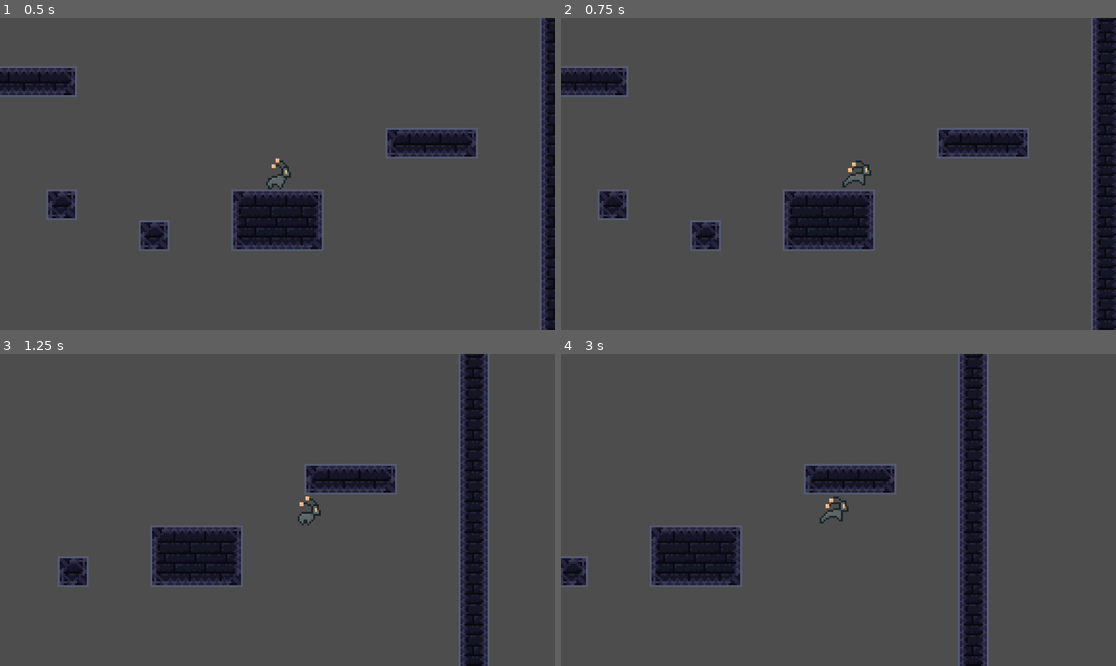
Above: before the commit, frames 1-4 (two rows, left to right).
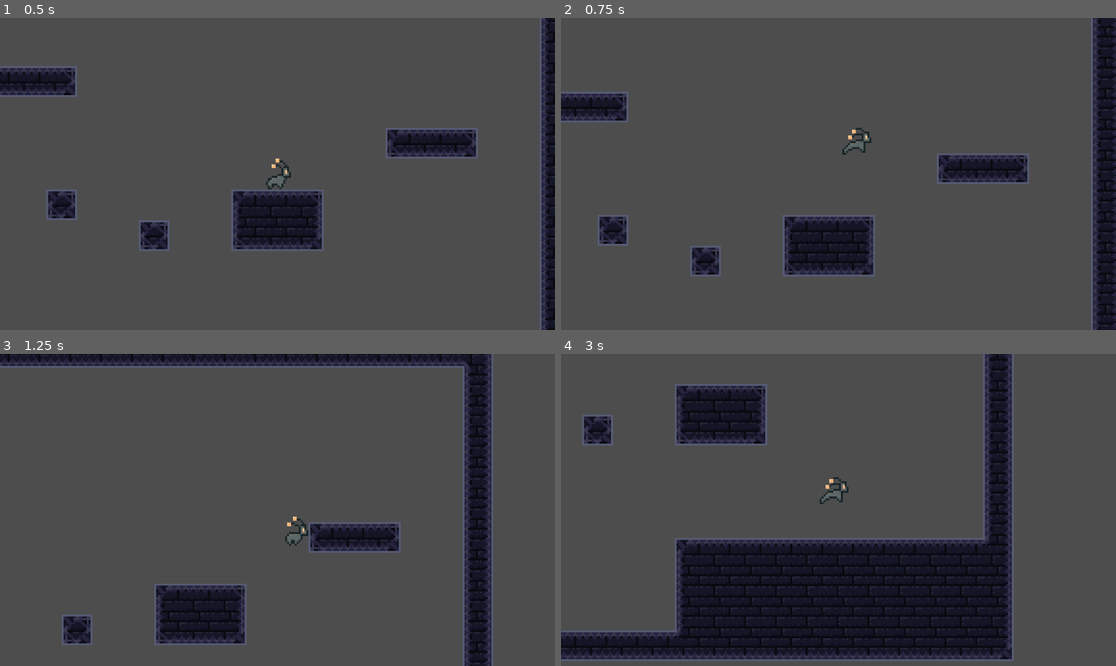
Above: after the commit, the same moments.

Repository: GamemakerPixel/cs315-project-2
Game: Godot game, scene res://scenes/levels/testing/test_level.tscn
Two runs of this game, one before a commit and one after it. Both use one fixed random seed, a clock stepped at 60 frames per second and the inputs below. The project has no main scene, so this scene is started directly.
Inputs:
- Up to frame 1 (0.5 s): no input
- Up to frame 2 (0.75 s): tap Enter at 0.5 s; hold D (move_right) from 0.53 s (still down); hold Space (jump) from 0.53 s (still down)
- Up to frame 3 (1.25 s): keep holding D (move_right); keep holding Space (jump)
- Up to frame 4 (3 s): release Space (jump) at 1.28 s; tap Space (jump) at 1.35, 1.52, 1.82, 2.85 s; release D (move_right) at 2.03 s; hold A (move_left) 2.03-2.78 s; hold Space (jump) 2.03-2.78 s; hold D (move_right) from 2.78 s (still down)

Frame 1 is identical in both runs. In frame 2, 10% of the frame differs, in the area x 0-100%, y 0-100%; in frame 3, 17%; in frame 4, 36%, in the area x 0-82%, y 0-100%.

Commit message:
Add jumping

Diff:
--- a/scenes/characters/player.gd
+++ b/scenes/characters/player.gd
@@ -3,8 +3,8 @@
 enum States {
 	IDLE,
 	RUNNING,
-	JUMPING,
-	FALLING,
+	ASCENDING,
+	DESCENDING,
 }
 
 const ANIMATION_NODEPATH = "Animation"
@@ -16,25 +16,38 @@
 const DECELERATION_SECONDS = 0.1
 
 const TILE_SIZE = 64
-const JUMP_HEIGHT = 3
-
-const BUFFER_TIME = 0.1
+const JUMP_HEIGHT = 2.65
+const JUMP_EARLY_RELEASE_DAMPING = 0.5
+const JUMP_BUFFER_TIME = 0.1
+
+@onready var gravity = PhysicsServer2D.area_get_param(
+	get_viewport().find_world_2d().space,
+	PhysicsServer2D.AREA_PARAM_GRAVITY
+)
+
+@onready var jump_speed = 2.0 * sqrt(gravity * JUMP_HEIGHT * TILE_SIZE)
 
 const STATES := {
 	States.IDLE: IdleState,
 	States.RUNNING: RunState,
+	States.ASCENDING: AscendingState,
+	States.DESCENDING: DescendingState,
 }
 
 var state_machine := PlayerStateMachine.new(STATES, self)
 
 
+var run_input := 0.0
+
+
 func _ready() -> void:
-
+	print("jump: " + str(jump_speed))
 
 	state_machine.change_state_to(States.IDLE)
 
 
 func _unhandled_input(event: InputEvent) -> void:
+	_read_run_input(event)
 	state_machine.unhandled_input(event)
 
 
@@ -46,11 +59,9 @@
 	state_machine.physics_process(delta)
 
 
-func run(delta: float, input: int) -> void:
-	var acceleration = (delta / ACCELERATION_SECONDS) * SPEED * input
+func run(delta: float) -> void:
+	var acceleration = (delta / ACCELERATION_SECONDS) * SPEED * run_input
 	velocity.x = clampf(velocity.x + acceleration, -SPEED, SPEED)
-
-	move_and_slide()
 
 
 func decelerate(delta: float) -> void:
@@ -64,7 +75,22 @@
 	else:
 		velocity.x = expected_velocity
 
-	move_and_slide()
+
+func jump() -> void:
+	velocity.y = -jump_speed
+
+
+func dampen_jump() -> void:
+	velocity.y *= JUMP_EARLY_RELEASE_DAMPING
+
+
+func fall(delta: float) -> void:
+	velocity.y += 2.0 * gravity * delta
+
+
+func _read_run_input(event: InputEvent) -> void:
+	if event.is_action("move_left") or event.is_action("move_right"):
+		run_input = Input.get_axis("move_left", "move_right")
 
 
 class PlayerState extends State:
@@ -85,6 +111,12 @@
 		return state_class.new(player)
 
 
+	func change_state_to(state_identifier) -> void:
+		var state_name = States.keys()[state_identifier]
+		print("Changing state to " + state_name)
+		super.change_state_to(state_identifier)
+
+
 class IdleState extends PlayerState:
 	const IDLE_ANIMATION = "idle"
 
@@ -93,11 +125,16 @@
 		player.get_node(ANIMATION_NODEPATH).play(IDLE_ANIMATION)
 
 	func unhandled_input(event: InputEvent) -> void:
+		if event.is_action_pressed("jump") and player.is_on_floor():
+			player.jump()
+			state_machine.change_state_to(States.ASCENDING)
+
 		if event.is_action("move_right") or event.is_action("move_left"):
 			state_machine.change_state_to(States.RUNNING)
 
 	func physics_process(delta: float) -> void:
 		player.decelerate(delta)
+		player.move_and_slide()
 
 
 class RunState extends PlayerState:
@@ -110,10 +147,58 @@
 		player.get_node(ANIMATION_NODEPATH).play(RUN_ANIMATION)
 
 	func unhandled_input(event: InputEvent) -> void:
-		if event.is_action("move_left") or event.is_action("move_right"):
-			input = Input.get_axis("move_left", "move_right")
-			if input == 0.0:
+		if player.run_input == 0.0:
+			state_machine.change_state_to(States.IDLE)
+
+		if event.is_action_pressed("jump") and player.is_on_floor():
+			player.jump()
+			state_machine.change_state_to(States.ASCENDING)
+
+	func physics_process(delta: float) -> void:
+		player.run(delta)
+
+		player.move_and_slide()
+
+		if not player.is_on_floor():
+			state_machine.change_state_to(States.DESCENDING)
+
+
+class AscendingState extends PlayerState:
+	var jump_dampened = false
+
+
+	func unhandled_input(event: InputEvent) -> void:
+		if event.is_action_released("jump") and not jump_dampened:
+			player.dampen_jump()
+			jump_dampened = true
+
+	func physics_process(delta: float) -> void:
+		if player.run_input != 0.0:
+			player.run(delta)
+		else:
+			player.decelerate(delta)
+
+		player.fall(delta)
+
+		player.move_and_slide()
+
+		if player.velocity.y > 0.0:
+			state_machine.change_state_to(States.DESCENDING)
+
+
+class DescendingState extends PlayerState:
+	func physics_process(delta: float) -> void:
+		if player.run_input != 0.0:
+			player.run(delta)
+		else:
+			player.decelerate(delta)
+
+		player.fall(delta)
+
+		player.move_and_slide()
+
+		if player.is_on_floor():
+			if player.run_input == 0.0:
 				state_machine.change_state_to(States.IDLE)
-
-	func physics_process(delta: float) -> void:
-		player.run(delta, input)
+			else:
+				state_machine.change_state_to(States.RUNNING)
--- a/scenes/characters/player.tscn
+++ b/scenes/characters/player.tscn
@@ -71,7 +71,6 @@
 
 [node name="Player" type="CharacterBody2D"]
 texture_filter = 1
-collision_layer = 2
 script = ExtResource("1_10frb")
 
 [node name="Sprite" type="Sprite2D" parent="." node_paths=PackedStringArray("body")]
@@ -91,9 +90,3 @@
 
 [node name="Camera" type="Camera2D" parent="."]
 position_smoothing_enabled = true
-
-[node name="CoyoteTime" type="Timer" parent="."]
-wait_time = 0.1
-
-[node name="JumpBuffer" type="RayCast2D" parent="."]
-position = Vector2(0, 32)
